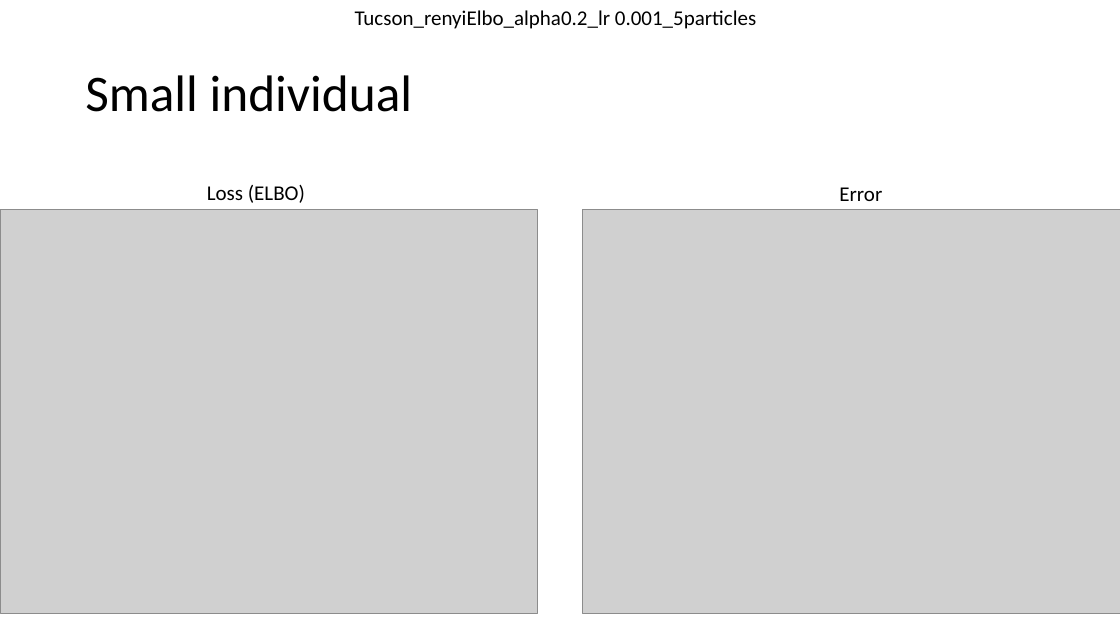
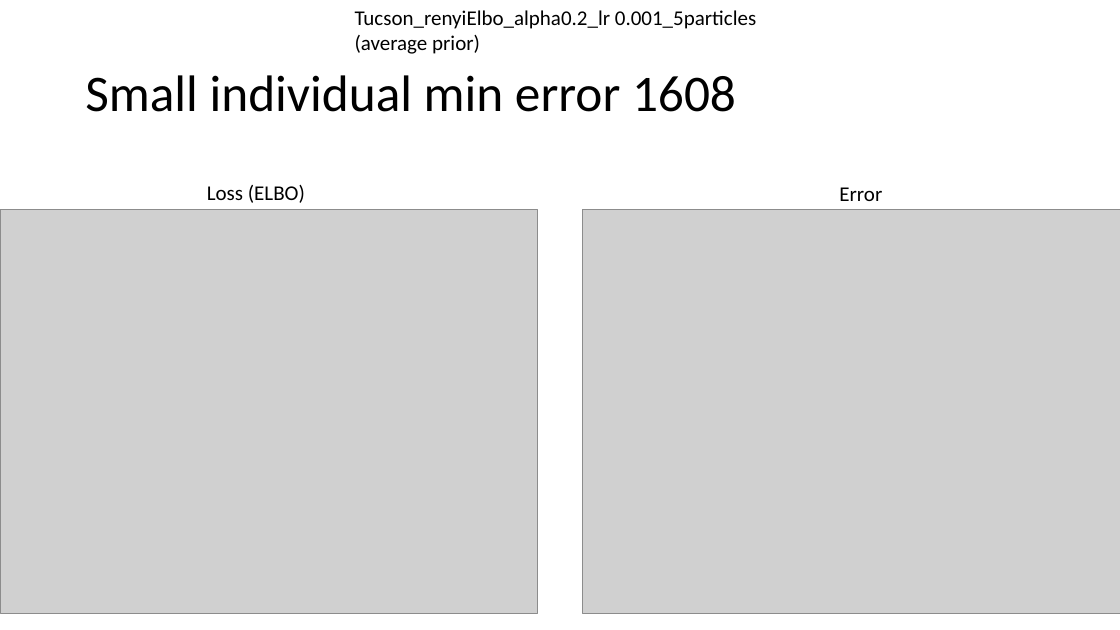
Before and after one commit to AmiroooTheWalnut/MobilityInference, a slide deck: slide 22 of MiscArtifacts/TucsonTestsModel1.pptx. Drawn at 1120x630 pixels with LibreOffice and Linux fonts; fonts in the diff are those of the drawing; grey boxes stand for pictures. Boxes give left, top, right and bottom in pixels: in the first picture for what was removed or moved away, otherwise in the second. Text is boxed around its words. In the diff, an @@ line names an element or a change of style, - is before the commit and + after.

```diff
--- a/MiscArtifacts/TucsonTestsModel1.pptx
+++ b/MiscArtifacts/TucsonTestsModel1.pptx
@@ text at [355,35,480,54]: paragraph added @@
+(average prior)
@@ title at [85,75,736,112]: text changed @@
-Small individual
+Small individual min error 1608
```
Also in this commit, not shown: 2 other slides changed, 1 slide added, 1 other file.
